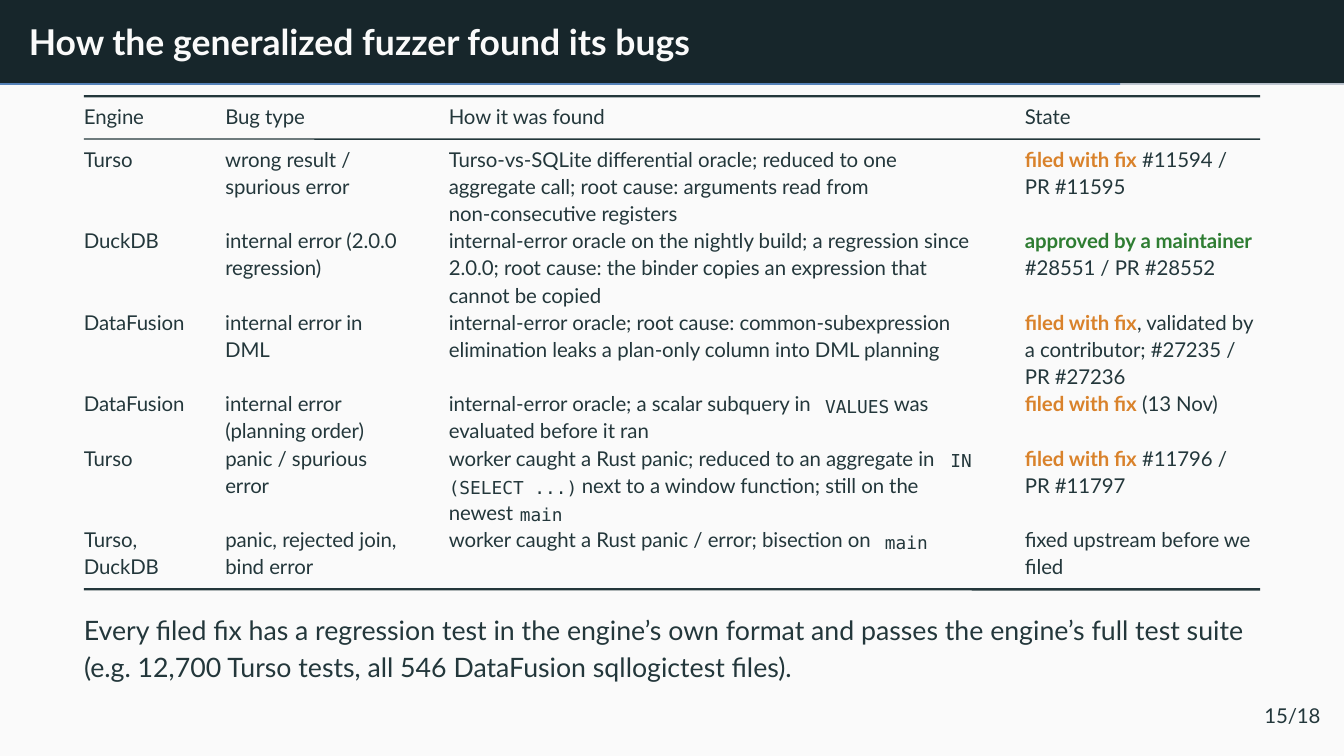
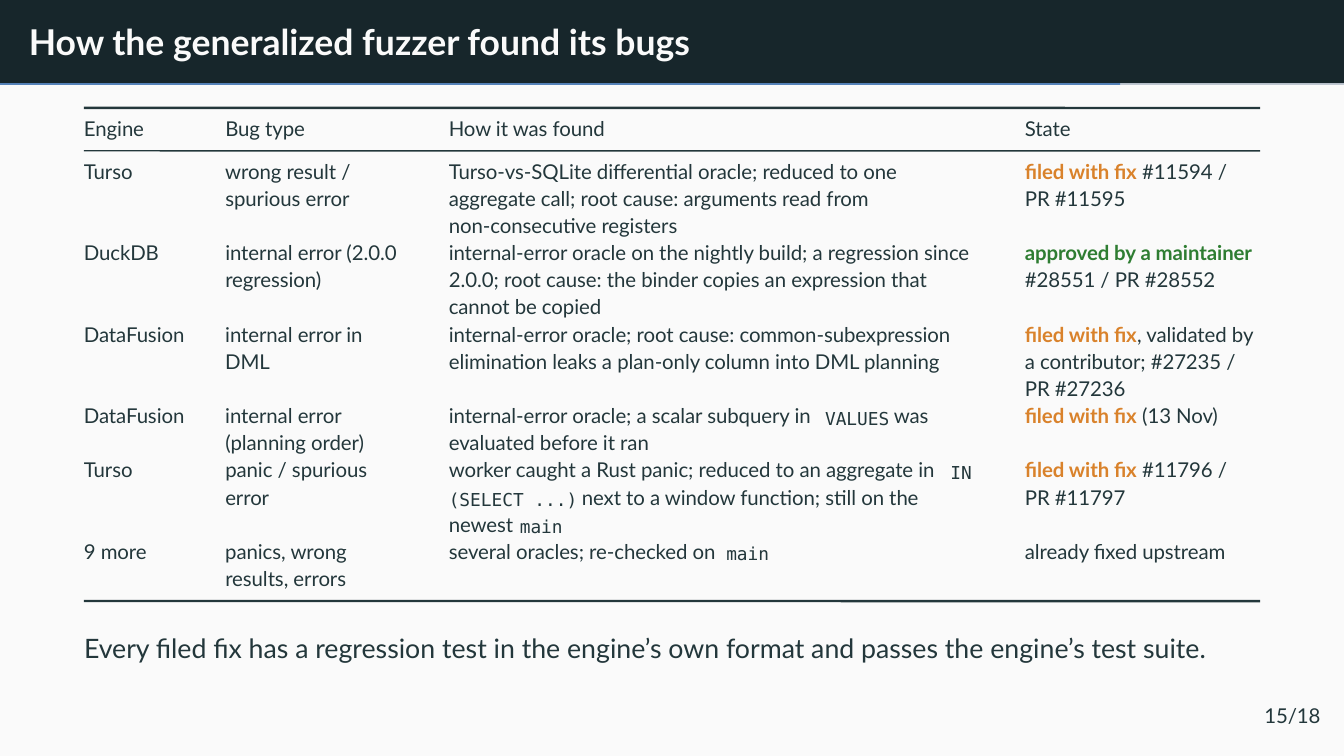
Before and after one commit to v28k/cs5187-term-project, a slide deck: slide 19 of completion/slides/final_presentation.pptx. Drawn at 1344x756 pixels with LibreOffice and Linux fonts; fonts in the diff are those of the drawing. Boxes give left, top, right and bottom in pixels: in the first picture for what was removed or moved away, otherwise in the second. Text is boxed around its words. In the diff, an @@ line names an element or a change of style, - is before the commit and + after.

```diff
--- a/completion/slides/final_presentation.pptx
+++ b/completion/slides/final_presentation.pptx
@@ 30 texts, 1 line moved together from (x1=83, y1=109, x2=1261, y2=497) to (x1=83, y1=121, x2=1261, y2=509) @@
@@ text removed at (x1=84, y1=532, x2=137, y2=550) @@
-Turso,
@@ text removed at (x1=225, y1=532, x2=396, y2=551) @@
-panic, rejected join,
@@ text removed at (x1=449, y1=532, x2=871, y2=551) @@
-worker caught a Rust panic / error; bisection on
@@ text removed at (x1=84, y1=559, x2=159, y2=574) @@
-DuckDB
@@ text added at (x1=84, y1=544, x2=147, y2=559), 6.9 pt, text #23373B @@
+9 more
@@ text removed at (x1=225, y1=559, x2=313, y2=574) @@
-bind error
@@ text added at (x1=225, y1=544, x2=347, y2=563), 6.9 pt, text #23373B @@
+panics, wrong
@@ text added at (x1=449, y1=544, x2=716, y2=562), 6.9 pt, text #23373B @@
+several oracles; re-checked on
@@ text "main" moved from (x1=885, y1=535, x2=928, y2=550) to (x1=726, y1=546, x2=769, y2=561) @@
@@ text at (x1=1025, y1=544, x2=1225, y2=563): text changed @@
-ﬁxed upstream before we
+already ﬁxed upstream
@@ text removed at (x1=1025, y1=559, x2=1063, y2=574) @@
-ﬁled
@@ text added at (x1=225, y1=571, x2=346, y2=589), 6.9 pt, text #23373B @@
+results, errors
@@ 17 texts, 2 lines moved together from (x1=83, y1=96, x2=1261, y2=589) to (x1=83, y1=109, x2=1261, y2=602) @@
@@ text at (x1=84, y1=637, x2=1206, y2=663): text changed @@
-Every ﬁled ﬁx has a regression test in the engine’s own format and passes the engine’s full test suite
+Every ﬁled ﬁx has a regression test in the engine’s own format and passes the engine’s test suite.
@@ text removed at (x1=84, y1=656, x2=792, y2=682) @@
-(e.g. 12,700 Turso tests, all 546 DataFusion sqllogictest ﬁles).
```
Also in this commit, not shown: 7 other slides changed, 13 other files.
